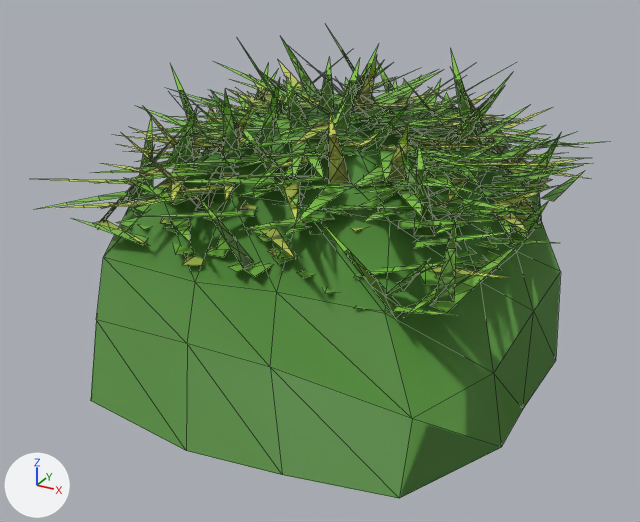
The glTF model assets/models/compost_pile.gltf, before and after one commit.
One viewpoint serves both versions: a 50 mm camera at (1.026, -1.976, 0.96) aimed at (-0.019, -0.075, 0.01). Arrows for +X, +Y and +Z are at lower left; the lights stay in place. The picture after the commit comes second. Mesh edges are drawn as thin lines. Vertices at exactly the same position are counted once.

Objects in the first picture: 'compost_pile'.
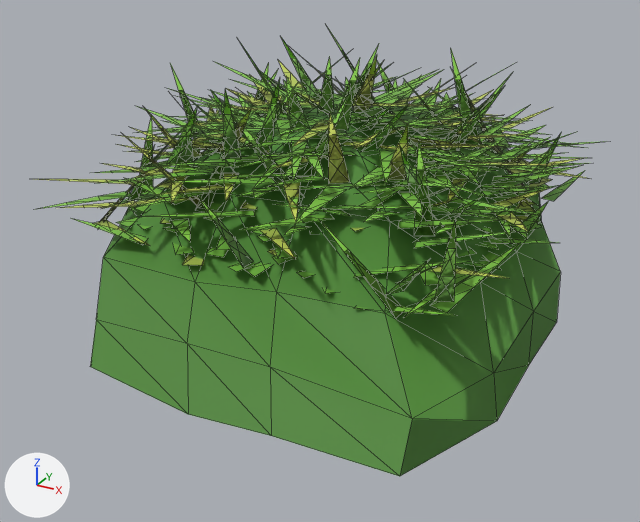
What differs and where, as boxes [x1, y1, x2, y2] in the pictures (640 x 522 px; the box of a moved part takes in the faces that stretch with it):
'compost_pile', reshaped
    before: [36, 27, 607, 498]
    after: [36, 27, 607, 476]
part 1 of me_compost_pile, moved or reshaped
    before: [91, 273, 560, 498]
    after: [90, 273, 560, 476]

The change, as a diff of the scene's bpy script:
```diff
--- a/assets/models/compost_pile.gltf.py
+++ b/assets/models/compost_pile.gltf.py
@@ me_compost_pile @@
 # used by ob_compost_pile; location = (0.0, 0.0, 0.0)
-me_compost_pile.from_pydata(...)  # 3291 vertices, 2746 faces; spans x -0.602..0.597, y -0.584..0.581, z -0.318..0.596
-me_compost_pile.vertices[0].co = (0.544, -0.006, -0.318)  # pixel (522, 409)
-me_compost_pile.vertices[2].co = (0.561, -0.245, -0.282)  # pixel (501, 447)
-me_compost_pile.vertices[5].co = (0.426, -0.529, -0.283)  # pixel (399, 498)
-me_compost_pile.vertices[7].co = (0.142, -0.55, -0.312)  # pixel (282, 474)
-me_compost_pile.vertices[9].co = (-0.11, -0.577, -0.315)  # pixel (186, 450)
-me_compost_pile.vertices[11].co = (-0.427, -0.555, -0.284)  # pixel (90, 400)
-me_compost_pile.vertices[13].co = (-0.537, -0.263, -0.281)
-me_compost_pile.vertices[15].co = (-0.57, -0.019, -0.298)
-me_compost_pile.vertices[17].co = (-0.535, 0.276, -0.303)
-me_compost_pile.vertices[19].co = (-0.442, 0.56, -0.306)
-me_compost_pile.vertices[21].co = (-0.108, 0.578, -0.288)
-me_compost_pile.vertices[23].co = (0.138, 0.553, -0.317)
-me_compost_pile.vertices[25].co = (0.425, 0.542, -0.284)
-me_compost_pile.vertices[27].co = (0.558, 0.251, -0.299)  # pixel (555, 360)
+me_compost_pile.from_pydata(...)  # 3291 vertices, 2746 faces; spans x -0.602..0.597, y -0.584..0.581, z -0.219..0.596
+# me_compost_pile part 1
+me_compost_pile.vertices[0].co = (0.54, 0.019, -0.201)  # pixel (528, 365)
+me_compost_pile.vertices[2].co = (0.551, -0.266, -0.199)  # pixel (496, 421)
+me_compost_pile.vertices[5].co = (0.437, -0.557, -0.202)  # pixel (399, 476)
+me_compost_pile.vertices[7].co = (0.133, -0.577, -0.191)  # pixel (271, 435)
+me_compost_pile.vertices[9].co = (-0.107, -0.563, -0.219)  # pixel (188, 414)
+me_compost_pile.vertices[11].co = (-0.418, -0.552, -0.182)  # pixel (90, 366)
+me_compost_pile.vertices[13].co = (-0.532, -0.246, -0.196)
+me_compost_pile.vertices[15].co = (-0.56, -0.005, -0.217)
+me_compost_pile.vertices[17].co = (-0.531, 0.248, -0.183)
+me_compost_pile.vertices[19].co = (-0.449, 0.54, -0.185)
+me_compost_pile.vertices[21].co = (-0.108, 0.56, -0.209)
+me_compost_pile.vertices[23].co = (0.128, 0.577, -0.217)
+me_compost_pile.vertices[25].co = (0.416, 0.559, -0.182)
+me_compost_pile.vertices[27].co = (0.547, 0.253, -0.182)  # pixel (556, 322)
 me_compost_pile.materials.append(mat_defaultmaterial)
```
